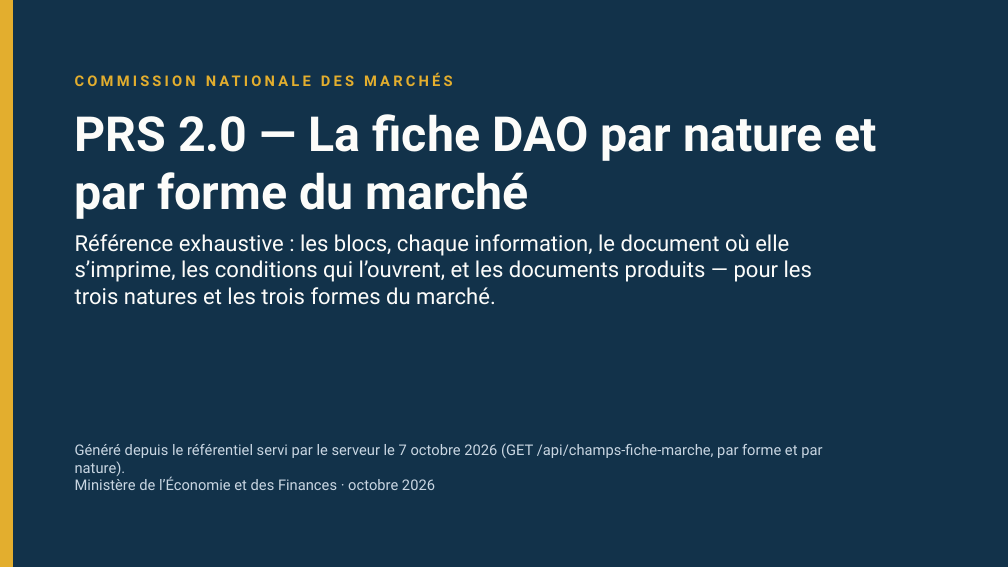
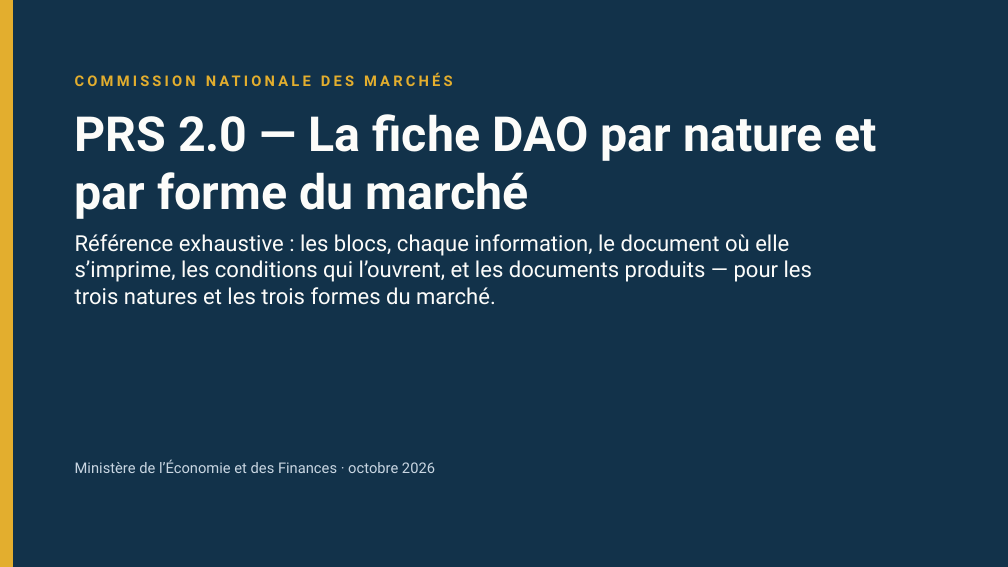
Before and after one commit to lralaitsilanihasy-create/PRS2.0-frontend, a slide deck: slide 1 of docs/documentation/PRS2-fiche-dao-nature-forme-2026-10-07.pptx. Drawn at 1008x567 pixels with LibreOffice and Linux fonts; fonts in the diff are those of the drawing. Boxes give left, top, right and bottom in pixels: in the first picture for what was removed or moved away, otherwise in the second. Text is boxed around its words. In the diff, an @@ line names an element or a change of style, - is before the commit and + after.

```diff
--- a/docs/documentation/PRS2-fiche-dao-nature-forme-2026-10-07.pptx
+++ b/docs/documentation/PRS2-fiche-dao-nature-forme-2026-10-07.pptx
@@ text at [75, 443, 822, 476]: paragraph removed @@
-Généré depuis le référentiel servi par le serveur le 7 octobre 2026 (GET /api/champs-fiche-marche, par forme et par nature).
```
Also in this commit, not shown: 2 other slides changed, 10 slides added.
